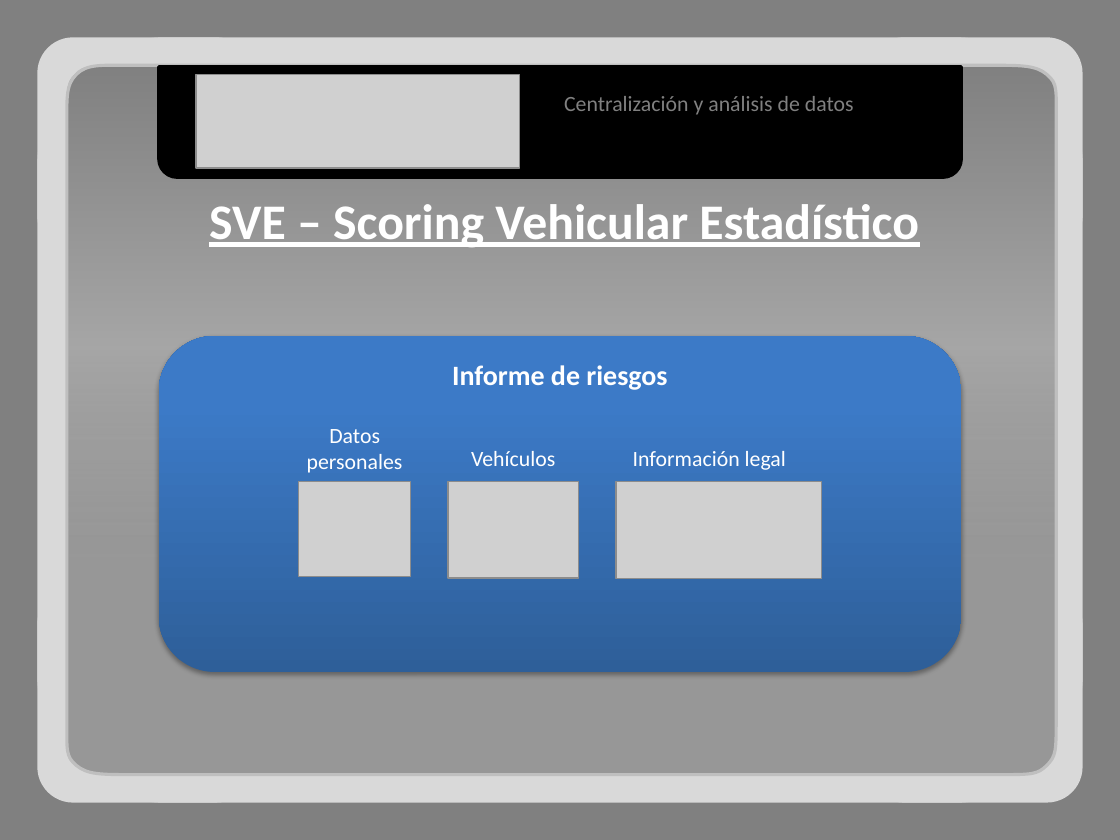
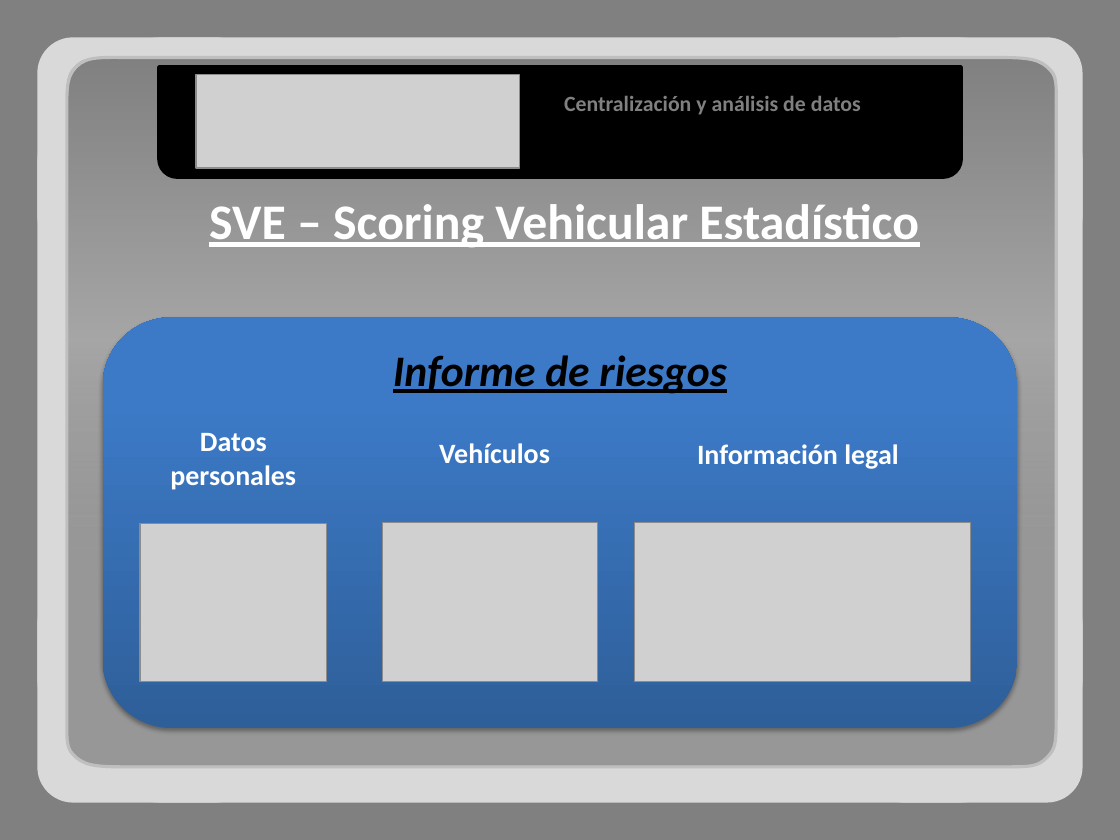
Before and after one commit to adrianachelotti/tallerdesarrollo1ero2011, a slide deck: slide 7 of Presentacion/Comercial/Presentacion Comercial.pptx. Drawn at 1120x840 pixels with LibreOffice and Linux fonts; fonts in the diff are those of the drawing; grey boxes stand for pictures. Boxes give left, top, right and bottom in pixels: in the first picture for what was removed or moved away, otherwise in the second. Text is boxed around its words. In the diff, an @@ line names an element or a change of style, - is before the commit and + after.

```diff
--- a/Presentacion/Comercial/Presentacion Comercial.pptx
+++ b/Presentacion/Comercial/Presentacion Comercial.pptx
@@ freeform shape: place and size @@
-freeform shape at bbox=[65, 64, 1057, 775]
+freeform shape at bbox=[65, 56, 1057, 767]
@@ text "Centralización y análisis de datos" at bbox=[564, 96, 861, 115]: bold on @@
@@ rounded rectangle "Informe de riesgos": place and size @@
-rounded rectangle "Informe de riesgos" at bbox=[159, 336, 962, 672]
+rounded rectangle "Informe de riesgos" at bbox=[103, 317, 1018, 728]
@@ rounded rectangle "Informe de riesgos" at bbox=[103, 317, 1018, 728]: size 18 to 28 pt, text colour #FFFFFF to #000000, italic on, underline on @@
@@ size 14 to 18 pt, bold on in 3 elements at bbox=[439, 443, 550, 463], bbox=[697, 444, 898, 469], bbox=[170, 433, 296, 490] @@
@@ text "Datos personales": place and size @@
-text "Datos personales" at bbox=[307, 429, 403, 473]
+text "Datos personales" at bbox=[170, 433, 296, 490]
@@ text "Vehículos": place and size @@
-text "Vehículos" at bbox=[471, 451, 555, 466]
+text "Vehículos" at bbox=[439, 443, 550, 463]
@@ text "Información legal": place and size @@
-text "Información legal" at bbox=[633, 451, 786, 470]
+text "Información legal" at bbox=[697, 444, 898, 469]
@@ picture: place and size @@
-picture at bbox=[299, 482, 411, 577]
+picture at bbox=[140, 523, 327, 681]
@@ picture: place and size @@
-picture at bbox=[448, 482, 579, 578]
+picture at bbox=[383, 523, 598, 682]
@@ picture: place and size @@
-picture at bbox=[616, 482, 821, 579]
+picture at bbox=[635, 523, 971, 682]
```
Also in this commit, not shown: 8 other slides changed, 2 slides added.
